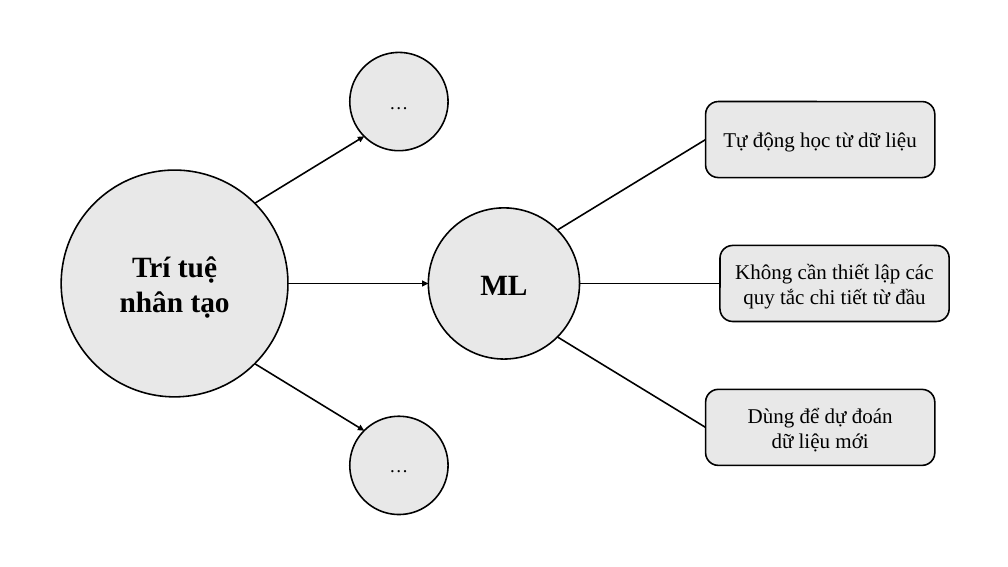
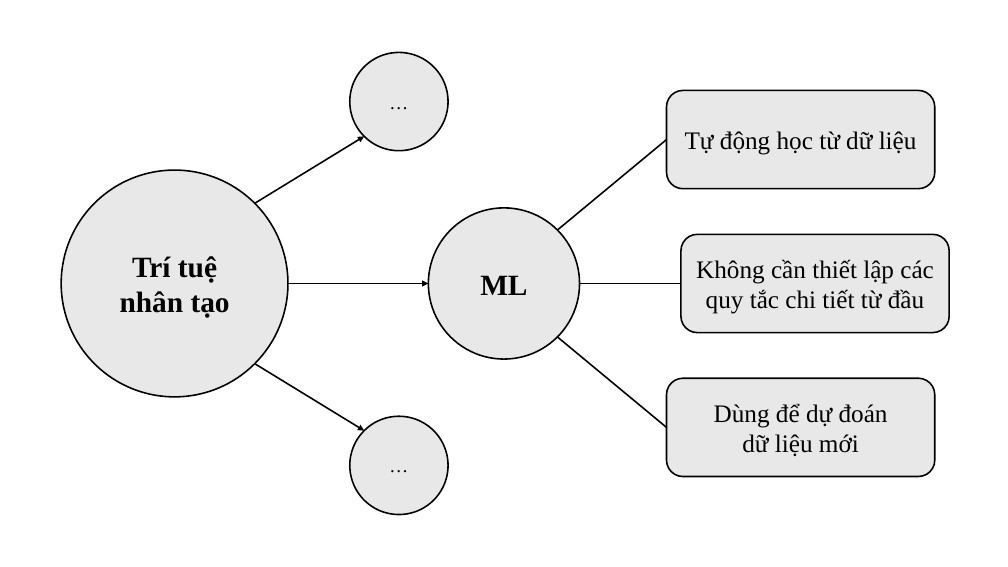
Before and after one commit to ngovanuc/Vietnamese_History_Chatbot, a slide deck: slide 5 of documents/hinh_ve_trong_cao_cao_do_an.pptx. Drawn at 1008x567 pixels with LibreOffice and Linux fonts; fonts in the diff are those of the drawing. Boxes give left, top, right and bottom in pixels: in the first picture for what was removed or moved away, otherwise in the second. Text is boxed around its words. In the diff, an @@ line names an element or a change of style, - is before the commit and + after.

```diff
--- a/documents/hinh_ve_trong_cao_cao_do_an.pptx
+++ b/documents/hinh_ve_trong_cao_cao_do_an.pptx
@@ rounded rectangle "Tự động học từ dữ ...": place and size @@
-rounded rectangle "Tự động học từ dữ ..." at [706,101,935,178]
+rounded rectangle "Tự động học từ dữ ..." at [667,91,935,189]
@@ line moved from (557, 230) - (706, 140) to (557, 230) - (667, 140) @@
@@ size 20 to 24 pt in 3 elements at [667,91,935,189], [667,378,935,476], [681,234,950,333] @@
@@ rounded rectangle "Không cần thiết lập các": place and size @@
-rounded rectangle "Không cần thiết lập các" at [720,246,949,322]
+rounded rectangle "Không cần thiết lập các" at [681,234,950,333]
@@ line moved from (580, 284) - (720, 284) to (580, 284) - (681, 284) @@
@@ line moved from (557, 337) - (706, 427) to (557, 337) - (667, 427) @@
@@ rounded rectangle "Dùng để dự đoán": place and size @@
-rounded rectangle "Dùng để dự đoán" at [706,389,935,466]
+rounded rectangle "Dùng để dự đoán" at [667,378,935,476]
```
Also in this commit, not shown: 4 other slides changed, 1 other file.
